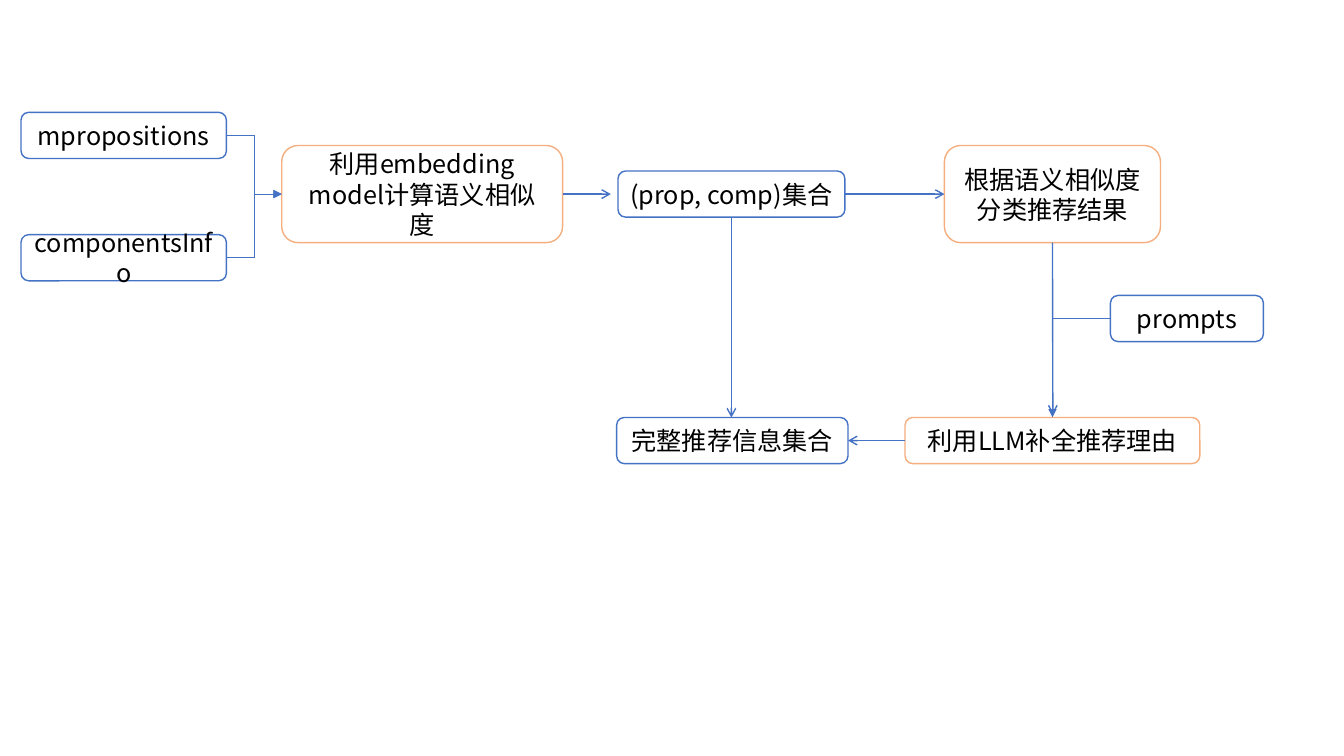
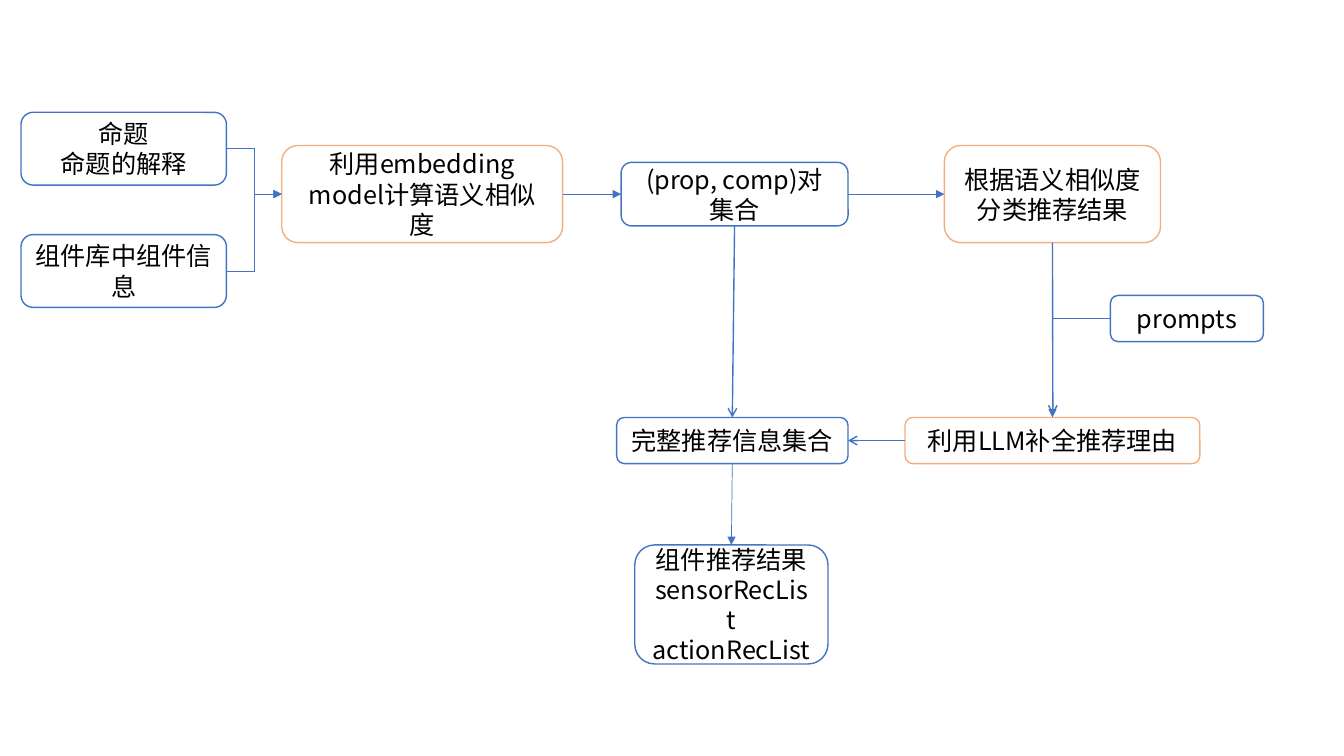
Before and after one commit to zyrfyxx/ProgramSyn, a slide deck: slide 2 of 规约生成.pptx. Drawn at 1344x756 pixels with LibreOffice and Linux fonts; fonts in the diff are those of the drawing. Boxes give left, top, right and bottom in pixels: in the first picture for what was removed or moved away, otherwise in the second. Text is boxed around its words. In the diff, an @@ line names an element or a change of style, - is before the commit and + after.

```diff
--- a/规约生成.pptx
+++ b/规约生成.pptx
@@ rounded rectangle "命题" resized from (x1=21, y1=112, x2=227, y2=158) to (x1=21, y1=112, x2=227, y2=185) @@
@@ text in rounded rectangle at (x1=61, y1=121, x2=187, y2=175): text changed @@
-mpropositions
+命题
+命题的解释
@@ elbow arrow moved from (227, 135) - (282, 195) to (227, 149) - (282, 195) @@
@@ rounded rectangle "(prop, comp)对集合" resized from (x1=618, y1=171, x2=845, y2=218) to (x1=621, y1=162, x2=848, y2=226) @@
@@ text in rounded rectangle at (x1=646, y1=167, x2=823, y2=221): text changed @@
-(prop, comp)集合
+(prop, comp)对集合
@@ elbow arrow moved from (227, 258) - (282, 195) to (227, 271) - (282, 195) @@
@@ arrow moved from (563, 195) - (611, 195) to (563, 195) - (621, 195) @@
@@ arrow (563, 195) - (621, 195): stroke #4472C4 1 pt to #4472C4 0.5 pt; arrowheads changed @@
@@ arrow moved from (845, 195) - (945, 195) to (848, 195) - (945, 195) @@
@@ arrow (848, 195) - (945, 195): stroke #4472C4 1 pt to #4472C4 0.5 pt; arrowheads changed @@
@@ rounded rectangle "组件库中组件信息" resized from (x1=21, y1=235, x2=227, y2=281) to (x1=21, y1=235, x2=227, y2=308) @@
@@ arrow moved from (732, 217) - (732, 417) to (735, 226) - (733, 417) @@
@@ text in rounded rectangle at (x1=36, y1=243, x2=212, y2=298): text changed @@
-componentsInfo
+组件库中组件信息
@@ arrow added from (733, 464) to (732, 545), #4472C4 0.5 pt @@
@@ rounded rectangle added at (x1=635, y1=545, x2=829, y2=664), fill #FFFFFF, outline #4472C4 1 pt, 18 pt, text #000000 @@
+组件推荐结果
+sensorRecList
+actionRecList
```
Also in this commit, not shown: 2 other slides changed, 3 other files.
